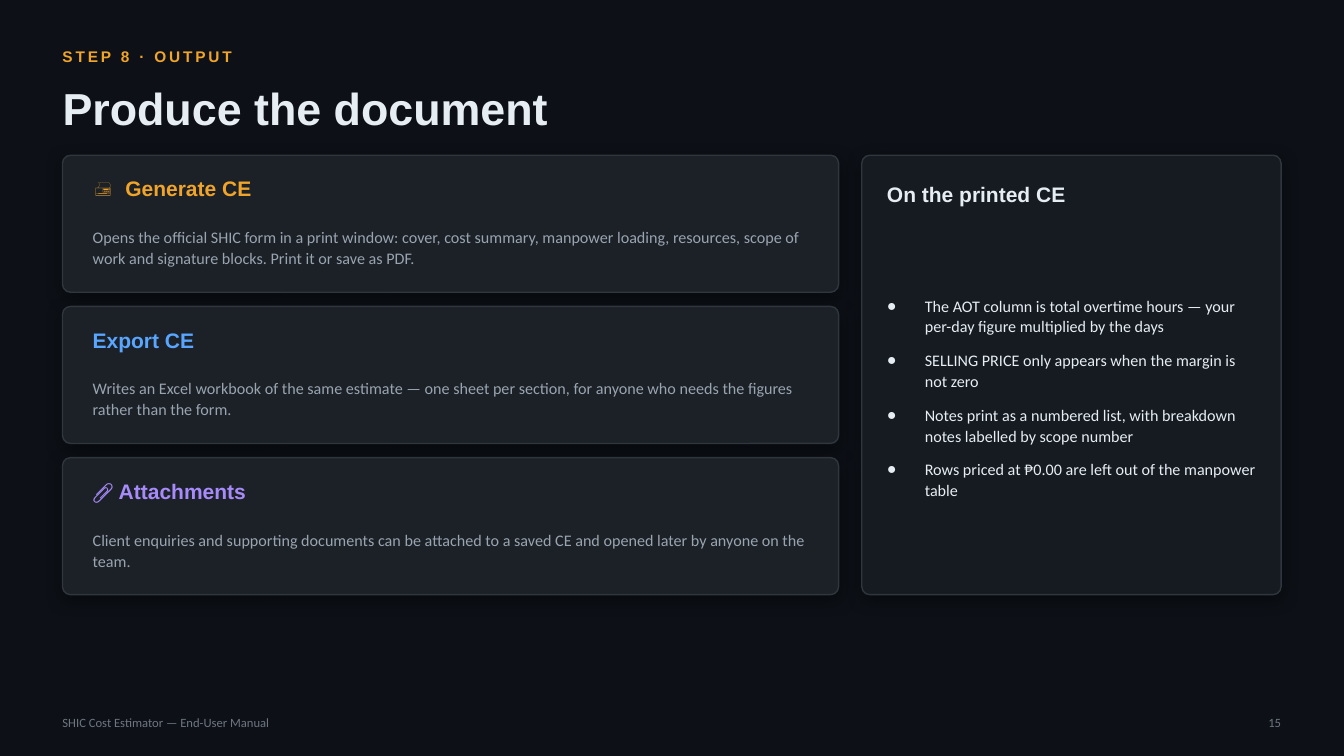
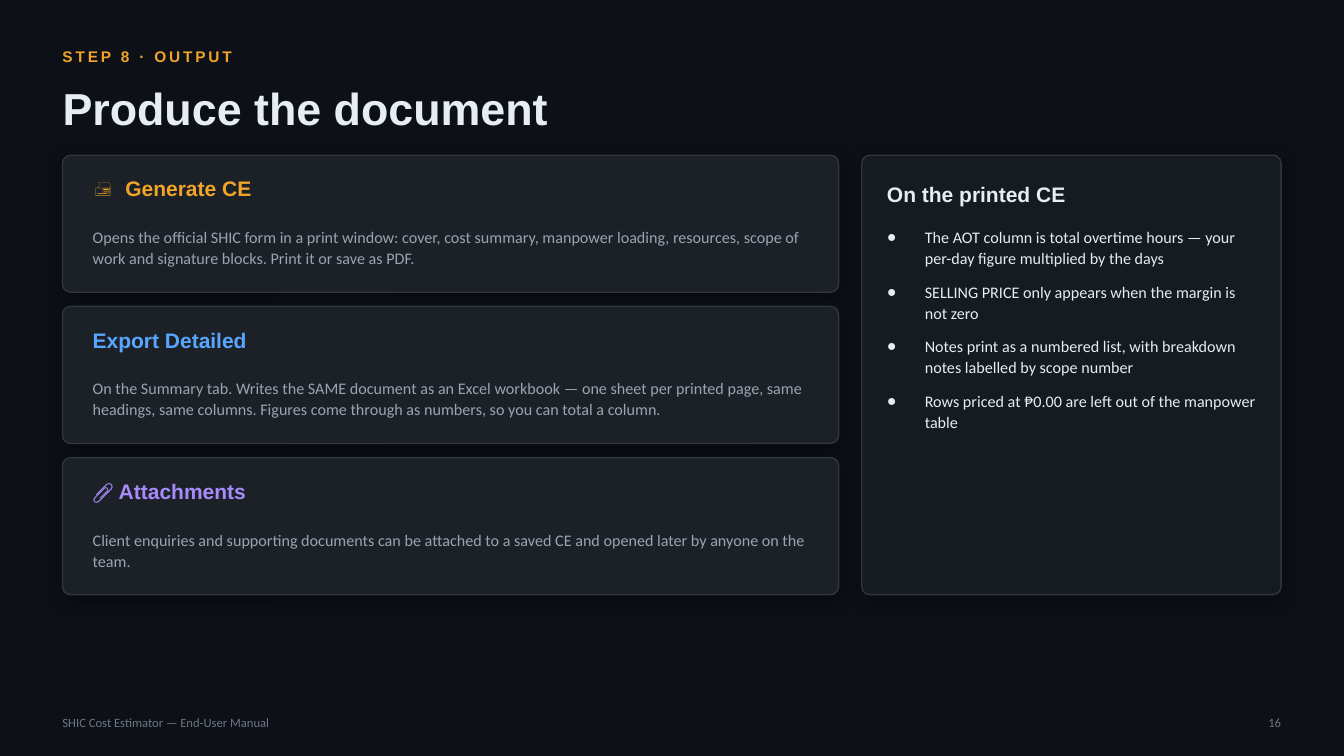
Before and after one commit to SYNERCORE/CostEstimation, a slide deck: slide 16 of docs/SHIC-Cost-Estimator-User-Manual.pptx (slide 15 before the commit). Drawn at 1344x756 pixels with LibreOffice and Linux fonts; fonts in the diff are those of the drawing. Boxes give left, top, right and bottom in pixels: in the first picture for what was removed or moved away, otherwise in the second. Text is boxed around its words. In the diff, an @@ line names an element or a change of style, - is before the commit and + after.

```diff
--- a/docs/SHIC-Cost-Estimator-User-Manual.pptx
+++ b/docs/SHIC-Cost-Estimator-User-Manual.pptx
@@ text "The AOT column is total ..." at [925, 232, 1255, 428]: vertical alignment middle to top @@
@@ text at [93, 332, 247, 352]: text changed @@
-Export CE
+Export Detailed
@@ text at [93, 383, 802, 418]: text changed @@
-Writes an Excel workbook of the same estimate — one sheet per section, for anyone who needs the figures rather than the form.
+On the Summary tab. Writes the SAME document as an Excel workbook — one sheet per printed page, same headings, same columns. Figures come through as numbers, so you can total a column.
```
Also in this commit, not shown: 14 other slides changed, 1 slide added.
